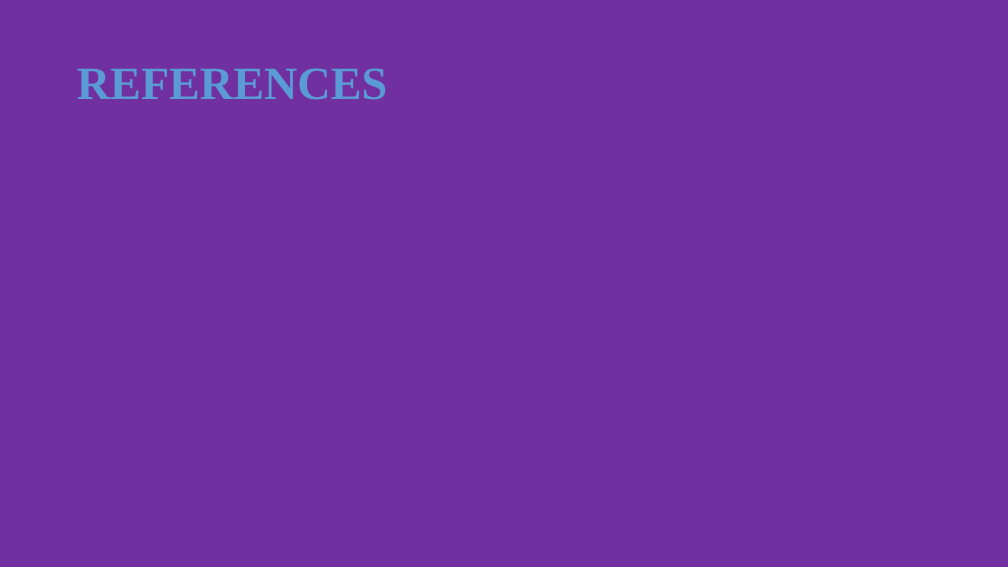
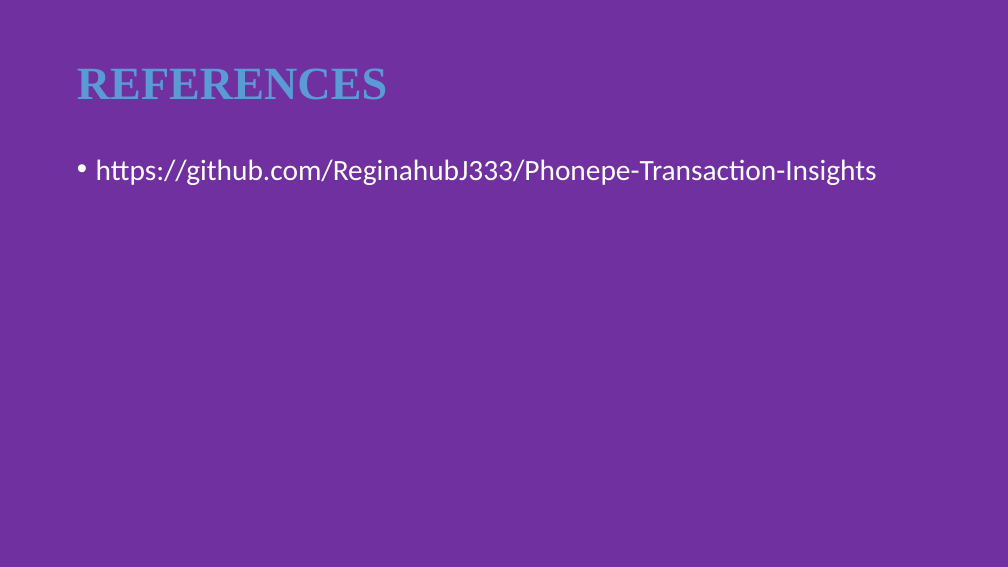
Before and after one commit to ReginahubJ333/Phonepe-Transaction-Insights, a slide deck: slide 48 of PHONEPE TRANSACTION INSIGHTS.pptx. Drawn at 1008x567 pixels with LibreOffice and Linux fonts; fonts in the diff are those of the drawing. Boxes give left, top, right and bottom in pixels: in the first picture for what was removed or moved away, otherwise in the second. Text is boxed around its words. In the diff, an @@ line names an element or a change of style, - is before the commit and + after.

Commit message:
Updated project presentation

```diff
--- a/PHONEPE TRANSACTION INSIGHTS.pptx
+++ b/PHONEPE TRANSACTION INSIGHTS.pptx
@@ text added at [96,159,877,185], 28 pt, text #FFFFFF @@
+• https://github.com/ReginahubJ333/Phonepe-Transaction-Insights
```
